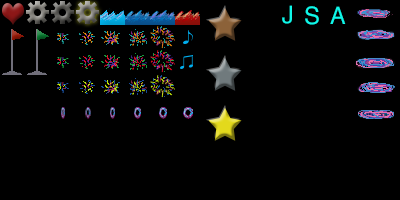
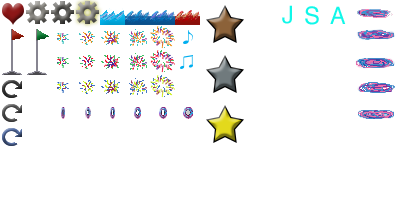
Layer changes from the first 400×200 image to the second:
painted on "redFlapgRod" over 4, 72, 20, 75
painted on "gFlapRod" over 29, 72, 46, 75
added group "refresh" with 6 layers above "Background" over 2, 80, 22, 146
added layer "refresh copy 6" in group "refresh" over 2, 80, 22, 146
added layer "refresh copy 3" in group "refresh" over 2, 80, 22, 98
added layer "refresh copy 2" in group "refresh" over 2, 104, 22, 122
added layer "refresh copy" in group "refresh" over 2, 128, 22, 146
hid "Background" over 0, 0, 400, 200
